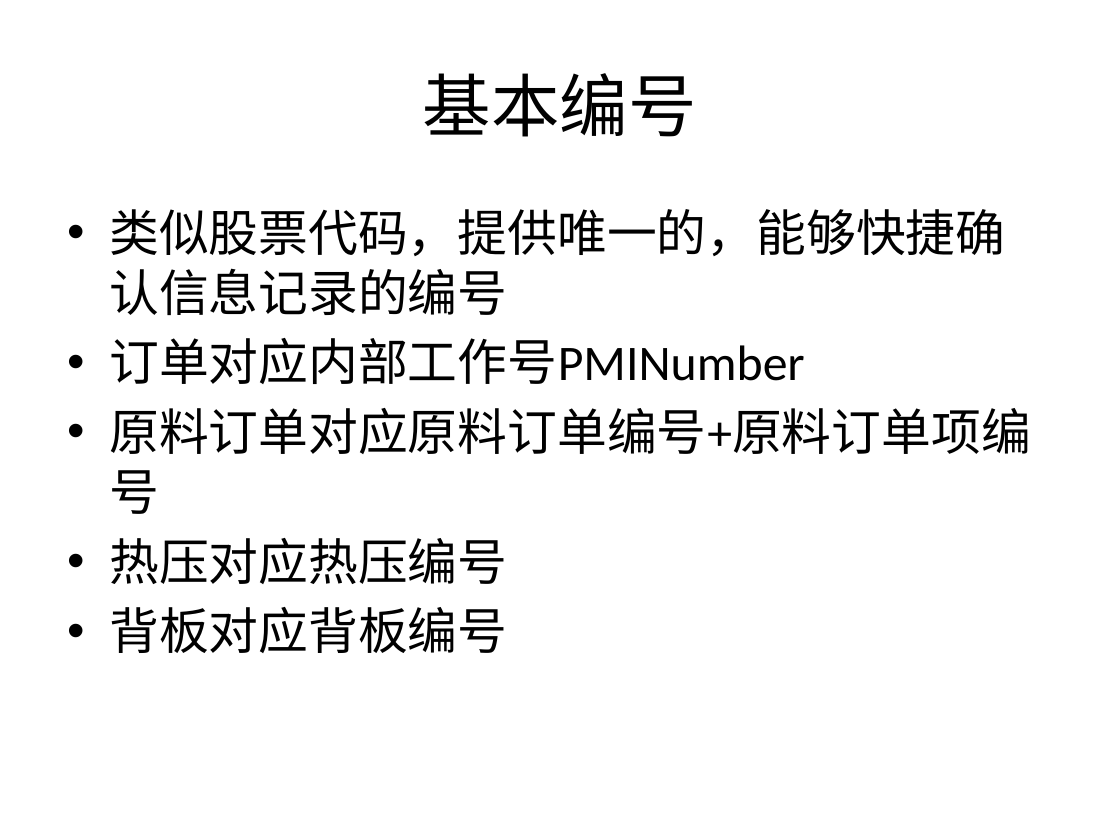
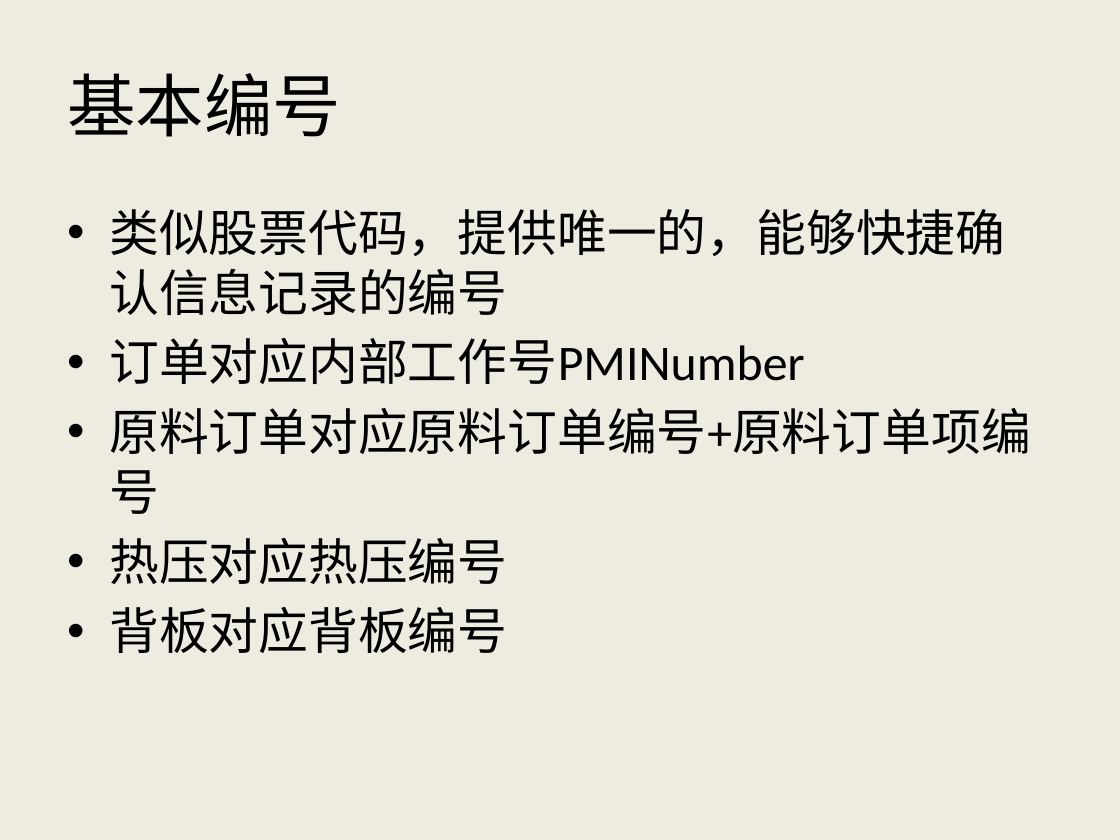
Before and after one commit to AlecSPb/PMS, a slide deck: slide 8 of PMSClient/Resource/Files/pmshelp_ch.pptx (slide 11 before the commit). Drawn at 1120x840 pixels with LibreOffice and Linux fonts; fonts in the diff are those of the drawing. Boxes give left, top, right and bottom in pixels: in the first picture for what was removed or moved away, otherwise in the second. Text is boxed around its words. In the diff, an @@ line names an element or a change of style, - is before the commit and + after.

```diff
--- a/PMSClient/Resource/Files/pmshelp_ch.pptx
+++ b/PMSClient/Resource/Files/pmshelp_ch.pptx
@@ background #FFFFFF to #EEECE1 @@
@@ title "基本编号" at [67,73,341,137]: alignment centre to left @@
```
Also in this commit, not shown: 10 other slides changed, 2 slides added, 1 slide removed, 11 other files.
